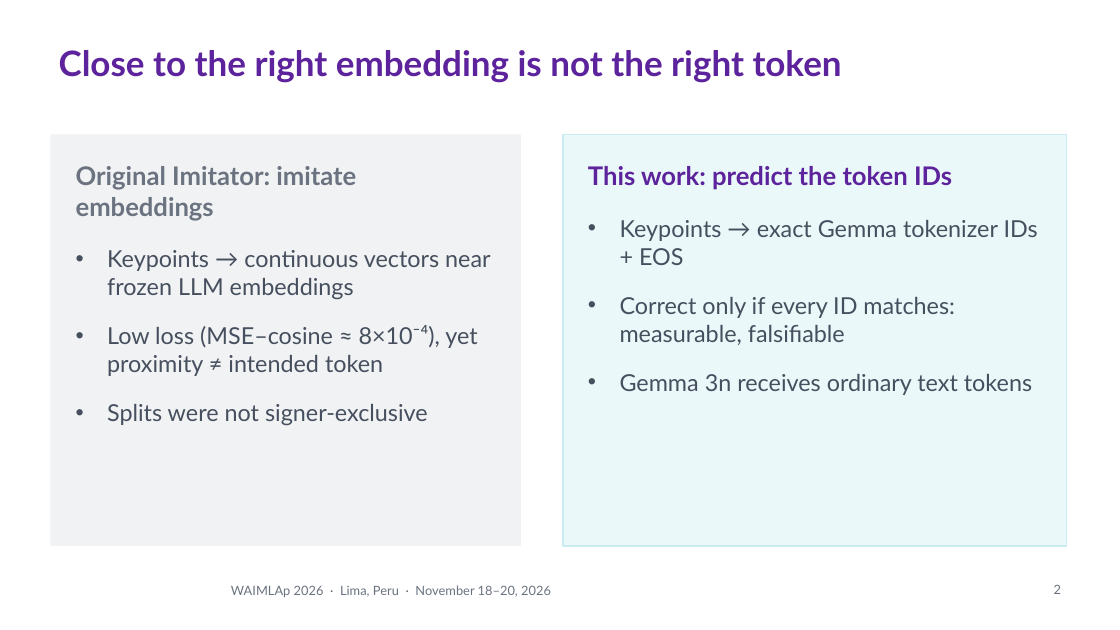
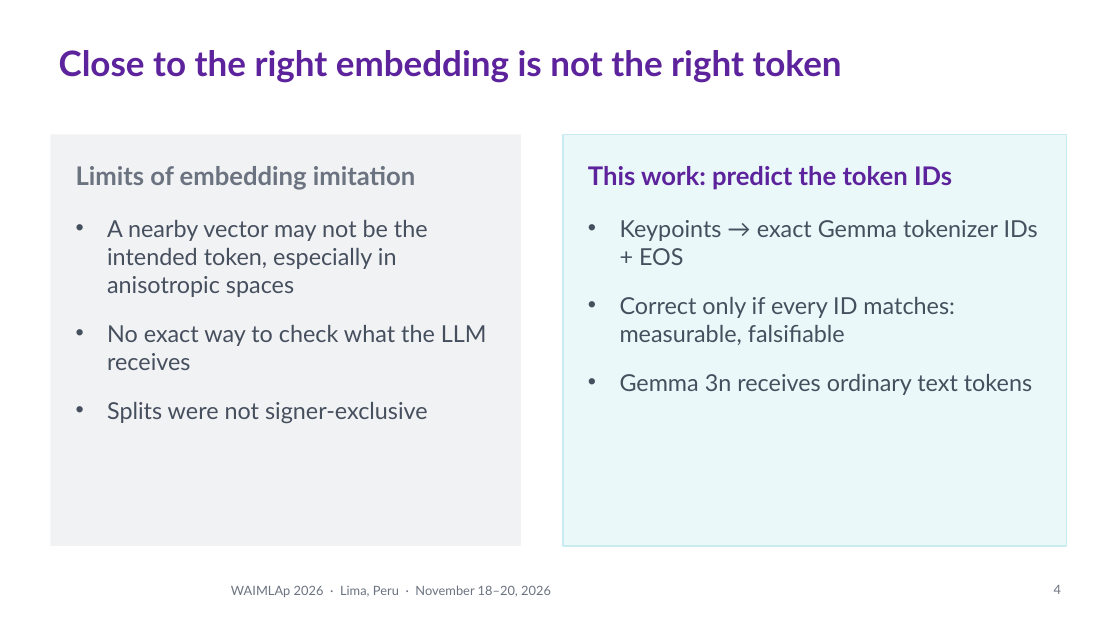
Before and after one commit to Percep3/Imitator, a slide deck: slide 4 of presentation/waimlap2026/imitator_waimlap2026.pptx (slide 2 before the commit). Drawn at 1120x630 pixels with LibreOffice and Linux fonts; fonts in the diff are those of the drawing; background and template pictures are left out. Boxes give left, top, right and bottom in pixels: in the first picture for what was removed or moved away, otherwise in the second. Text is boxed around its words. In the diff, an @@ line names an element or a change of style, - is before the commit and + after.

```diff
--- a/presentation/waimlap2026/imitator_waimlap2026.pptx
+++ b/presentation/waimlap2026/imitator_waimlap2026.pptx
@@ text at bbox=[76, 166, 487, 370]: text changed @@
-Original Imitator: imitate embeddings
-• Keypoints → continuous vectors near frozen LLM embeddings
-• Low loss (MSE–cosine ≈ 8×10⁻⁴), yet proximity ≠ intended token
+Limits of embedding imitation
+• A nearby vector may not be the intended token, especially in anisotropic spaces
+• No exact way to check what the LLM receives
@@ page number at bbox=[1054, 585, 1061, 594]: text changed @@
-2
+4
```
Also in this commit, not shown: 2 slides added, 2 other files.
